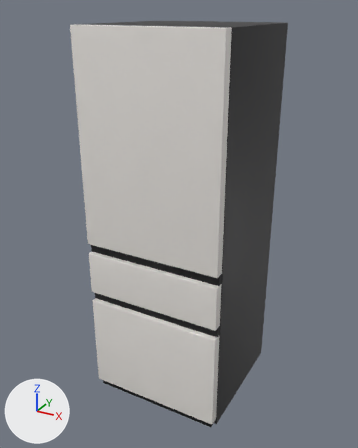
The glTF model apps/web/models/products/Z386GBB281.glb as it was, and as the next commit left it.
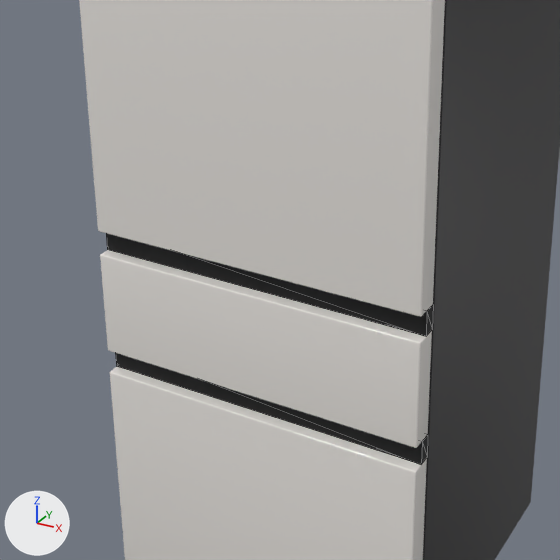
Each version appears first whole from a 50 mm lens placed at (1.093, -2.042, 1.929), pointed at (-0.021, -0.018, 0.916), and next in a close-up on the part from 14% to 76% of the width and 34% to 84% of the height. The lights are fixed; the arrows at lower left show +X, +Y and +Z. The older version's two pictures come first. The close-ups show mesh edges as thin lines. Where no turn or scale is listed for an object, it has been applied to the vertices.

In view in the first close-up: 'body', 'door_0_top', 'door_1_mid_drawer', 'door_2_bottom_drawer', 'trim_grip_groove_1', 'trim_grip_groove_2'.
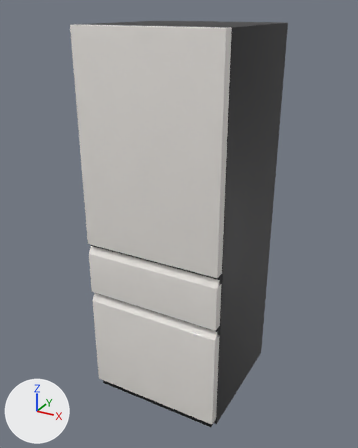
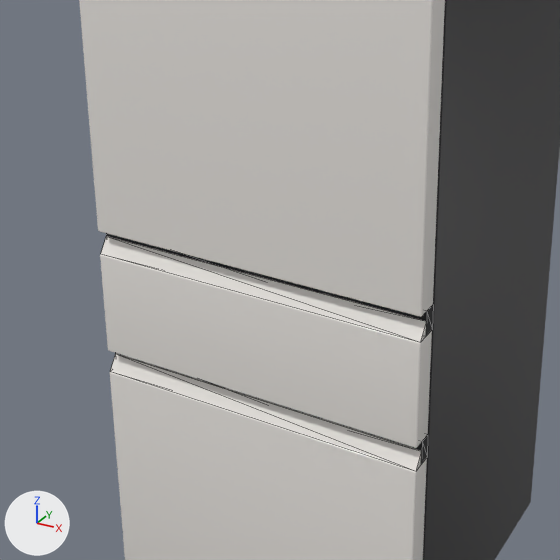
Location of each change, [x1, y1, x2, y2] in pixels of the close-ups (560 x 560 px):
'door_grip_lip_1', added: after [101, 236, 427, 342]
'door_grip_lip_2', added: after [110, 354, 422, 471]
'trim_grip_groove_1', unchanged, covered by the edit: [106, 233, 433, 336] in both
'trim_grip_groove_2', unchanged, covered by the edit: [116, 353, 428, 464] in both

Patch to the scene script:
```diff
--- a/apps/web/models/products/Z386GBB281.glb.py
+++ b/apps/web/models/products/Z386GBB281.glb.py
@@ me_door_grip_lip_2 @@
+me_door_grip_lip_2.from_pydata([(-0.346, -0.345, 0.547), (-0.346, -0.324, 0.547), (-0.346, -0.324, 0.577), (0.346, -0.345, 0.547), (0.346, -0.324, 0.547), (0.346, -0.324, 0.577)], [], [(0, 2, 1), (5, 3, 4), (4, 0, 1), (5, 1, 2), (3, 2, 0), (4, 3, 0), (5, 4, 1), (3, 5, 2)])
+me_door_grip_lip_2.materials.append(mat_finish)  # white #f1ede8
@@ me_door_grip_lip_1 @@
+me_door_grip_lip_1.from_pydata([(-0.346, -0.345, 0.817), (-0.346, -0.324, 0.817), (-0.346, -0.324, 0.847), (0.346, -0.345, 0.817), (0.346, -0.324, 0.817), (0.346, -0.324, 0.847)], [], [(0, 2, 1), (5, 3, 4), (4, 0, 1), (5, 1, 2), (3, 2, 0), (4, 3, 0), (5, 4, 1), (3, 5, 2)])
+me_door_grip_lip_1.materials.append(mat_finish)  # white #f1ede8
@@ ob_door_grip_lip_2 @@
+ob_door_grip_lip_2 = bpy.data.objects.new('door_grip_lip_2', me_door_grip_lip_2)
+ob_door_grip_lip_2.location = (0.0, 0.0, 0.0)
@@ ob_door_grip_lip_1 @@
+ob_door_grip_lip_1 = bpy.data.objects.new('door_grip_lip_1', me_door_grip_lip_1)
+ob_door_grip_lip_1.location = (0.0, 0.0, 0.0)
```
